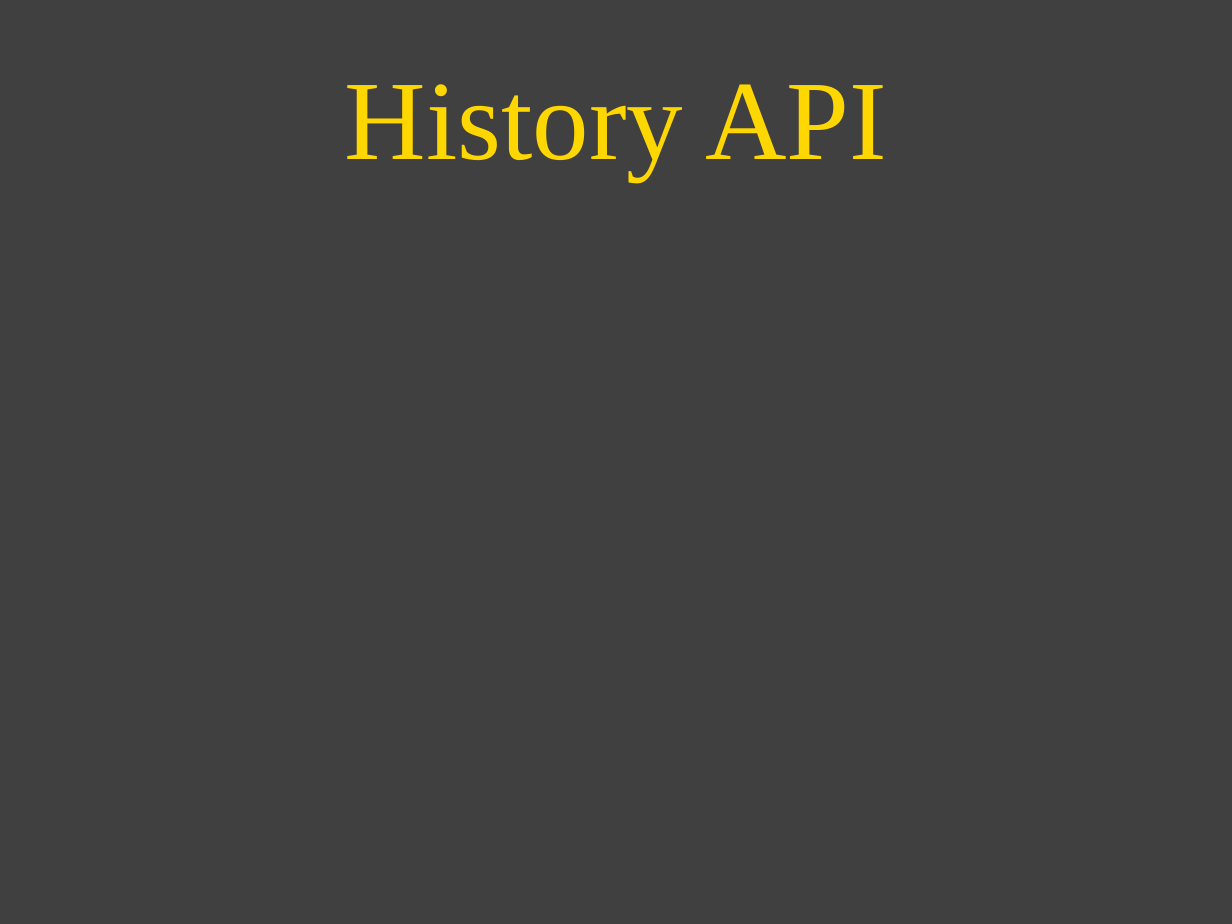
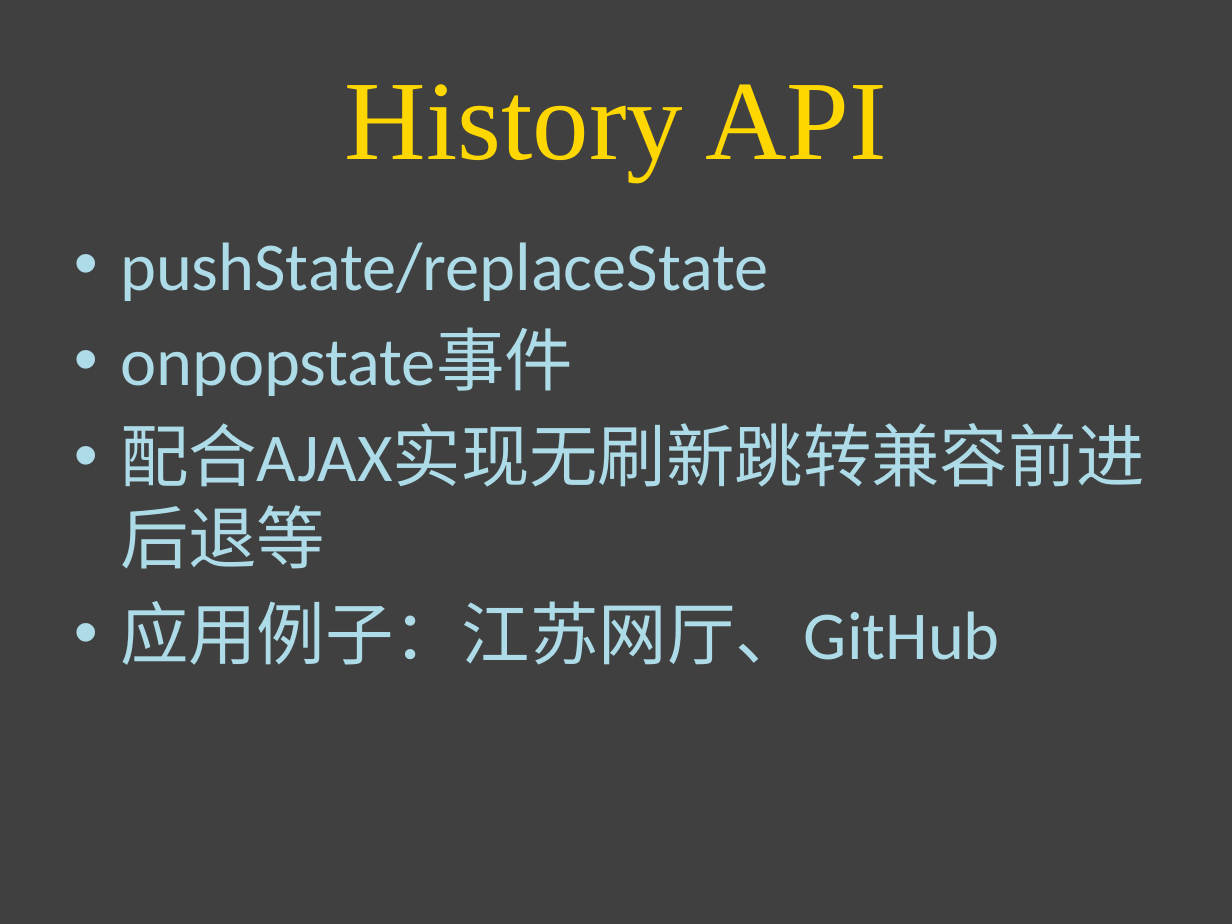
Before and after one commit to simplemx/playground, a slide deck: slide 30 of ppt/frontend.pptx (slide 24 before the commit). Drawn at 1232x924 pixels with LibreOffice and Linux fonts; fonts in the diff are those of the drawing. Boxes give left, top, right and bottom in pixels: in the first picture for what was removed or moved away, otherwise in the second. Text is boxed around its words. In the diff, an @@ line names an element or a change of style, - is before the commit and + after.

```diff
--- a/ppt/frontend.pptx
+++ b/ppt/frontend.pptx
@@ text added at (x1=120, y1=242, x2=1145, y2=665), 40 pt, text #ADDBE7 @@
+• pushState/replaceState
+• onpopstate事件
+• 配合AJAX实现无刷新跳转兼容前进后退等
+• 应用例子：江苏网厅、GitHub
```
Also in this commit, not shown: 12 other slides changed, 49 slides added, 2 slides removed.
